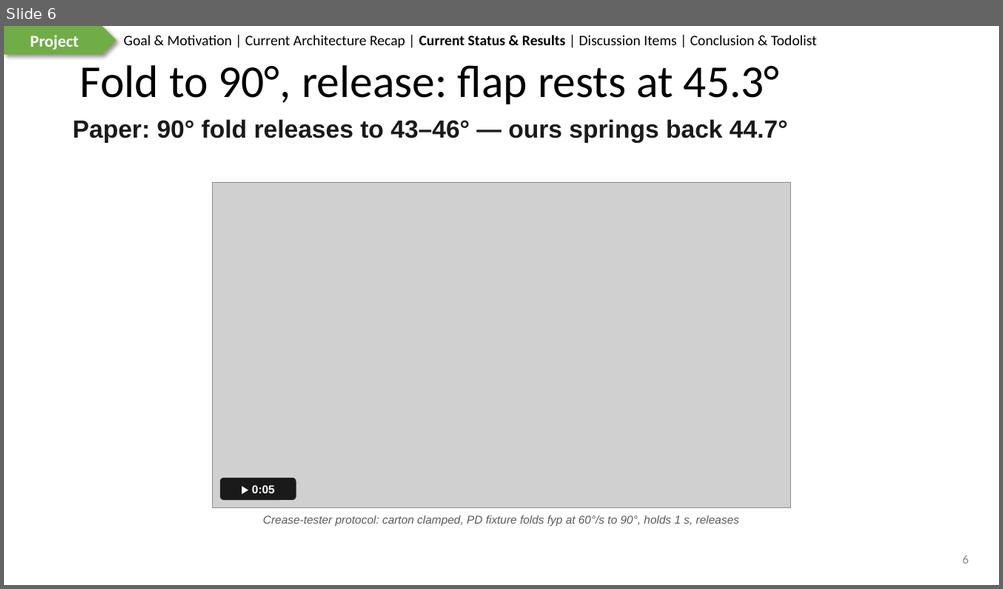
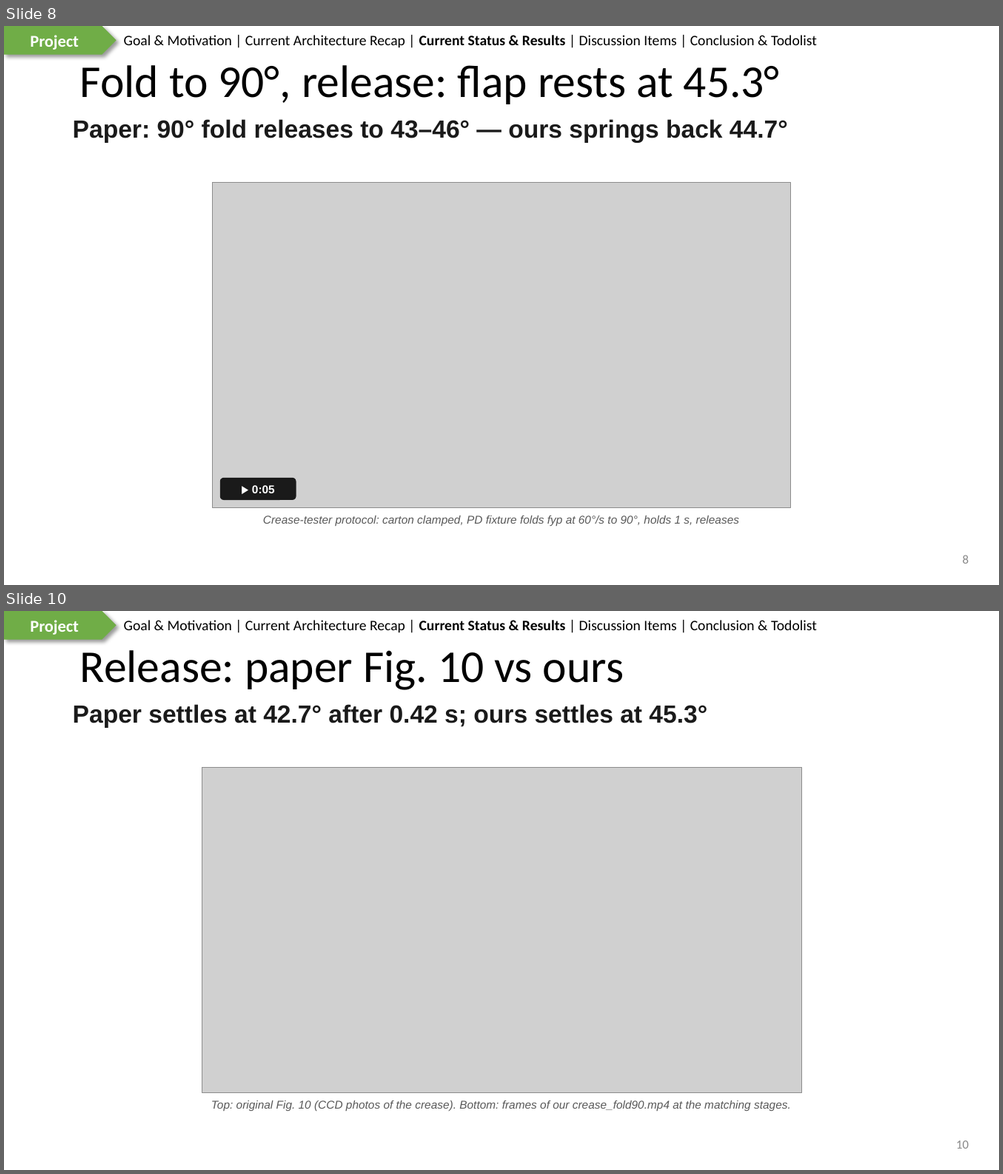
Before and after one commit to wyattsheu/sim-forge, a slide deck: sims/fr3_bubblewrap_pack_handoff_20261007/docs/slides/2026-10-10-Carton-Crease.pptx. Shown one above the other, each under a label of ours: slide 6 before the commit, slides 8 and 10 after it; the slides between them are not shown. The pictures are 1003x589 and 1003x1174 pixels, drawn with LibreOffice and Linux fonts; fonts in the diff are those of the drawing; grey boxes stand for pictures. Boxes give left, top, right and bottom in pixels: in the first picture for what was removed or moved away, otherwise in the second. Text is boxed around its words. In the diff, an @@ line names an element or a change of style, - is before the commit and + after.

Commit message:
fr3 handoff slides: paper figures beside ours (Fig. 8, Fig. 10), typeset crease equations, mechanics summary, delivered carton vs carton_v1 and why carton_v1's model was chosen

```diff
--- a/sims/fr3_bubblewrap_pack_handoff_20261007/docs/slides/2026-10-10-Carton-Crease.pptx
+++ b/sims/fr3_bubblewrap_pack_handoff_20261007/docs/slides/2026-10-10-Carton-Crease.pptx
@@ slide 10 added at (4,611,999,1170), background #FFFFFF; not listed: 3 template elements that a slide beside it also shows @@
@@ title added at (80,650,623,690), 44 pt, text #000000 @@
+Release: paper Fig. 10 vs ours
@@ text added at (73,704,707,728), 24 pt, text #1A1A1A, bold @@
+Paper settles at 42.7° after 0.42 s; ours settles at 45.3°
@@ picture added at (202,768,802,1093) @@
@@ text added at (211,1101,791,1111), 11 pt, text #595959, italic @@
+Top: original Fig. 10 (CCD photos of the crease). Bottom: frames of our crease_fold90.mp4 at the matching stages.
@@ page number added at (956,1141,968,1149), 12 pt, text #888888 @@
+10
@@ what was slide 6 is now slide 8 @@
@@ page number at (962,555,968,564): text changed @@
-6
+8
```
Also in this commit, not shown: 1 slide changed, 5 other slides added, 3 slides removed, 13 other files.
